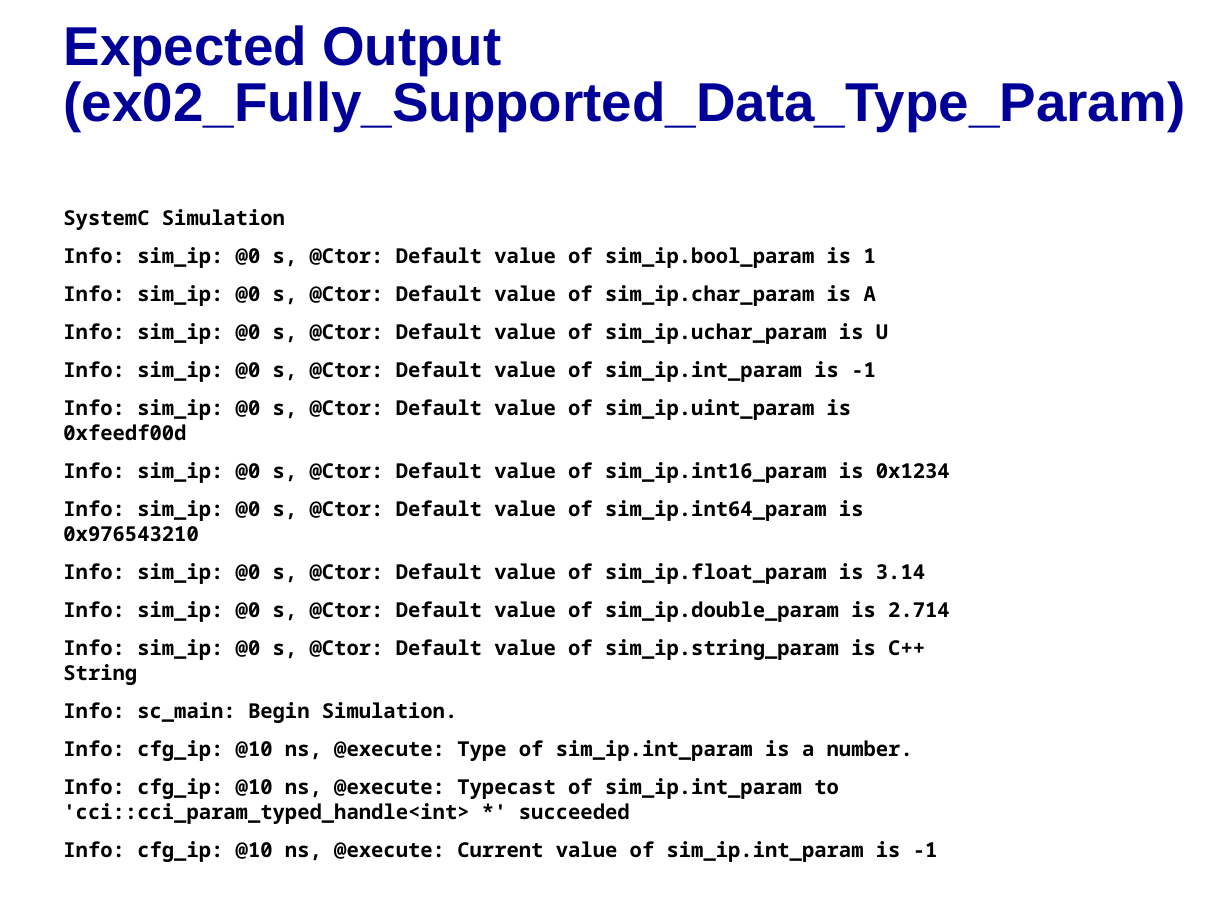
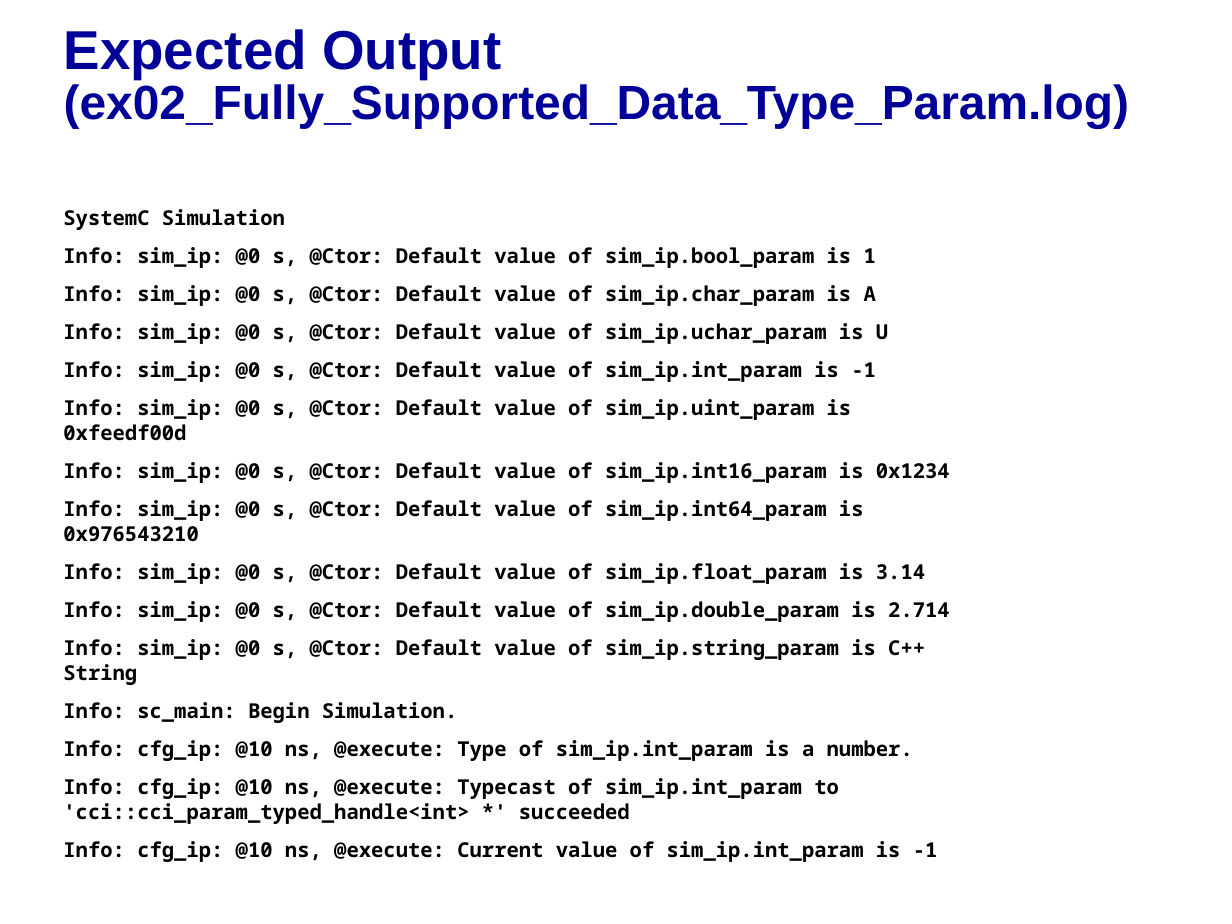
Before and after one commit to accellera-official/cci, a slide deck: slide 4 of examples/ex02_Fully_Supported_Data_Type_Param/docs/ex02_Fully_Supported_Data_Typa_Param.ppt. Drawn at 1232x924 pixels with LibreOffice and Linux fonts; fonts in the diff are those of the drawing; background and template pictures are left out. Boxes give left, top, right and bottom in pixels: in the first picture for what was removed or moved away, otherwise in the second. Text is boxed around its words. In the diff, an @@ line names an element or a change of style, - is before the commit and + after.

```diff
--- a/examples/ex02_Fully_Supported_Data_Type_Param/docs/ex02_Fully_Supported_Data_Typa_Param.ppt
+++ b/examples/ex02_Fully_Supported_Data_Type_Param/docs/ex02_Fully_Supported_Data_Typa_Param.ppt
@@ title at [64, 29, 1129, 128]: text changed; size 32 to 28 pt @@
-Expected Output (ex02_Fully_Supported_Data_Type_Param)
+Expected Output (ex02_Fully_Supported_Data_Type_Param.log)
```
Also in this commit, not shown: 1 other slide changed, 3 other files.
